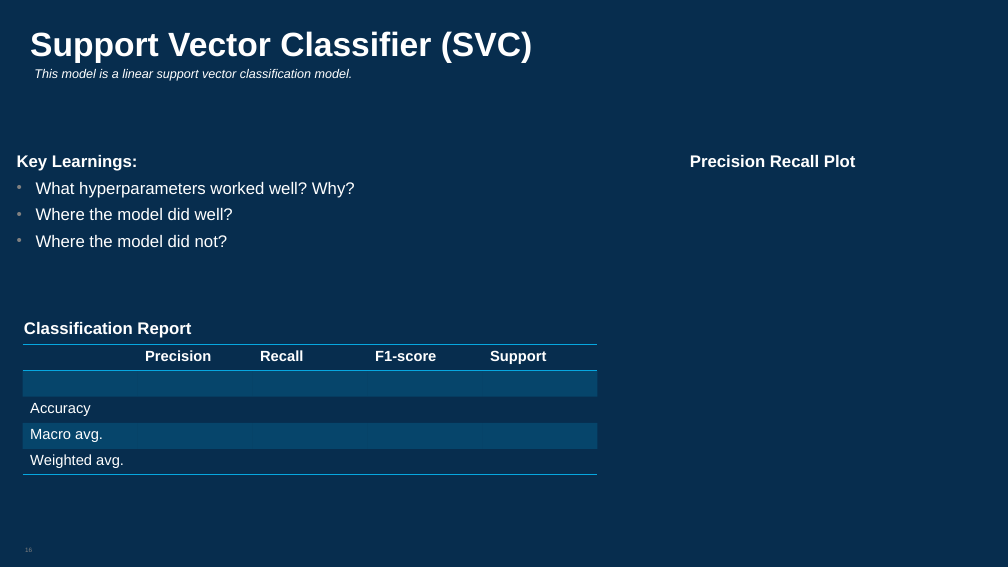
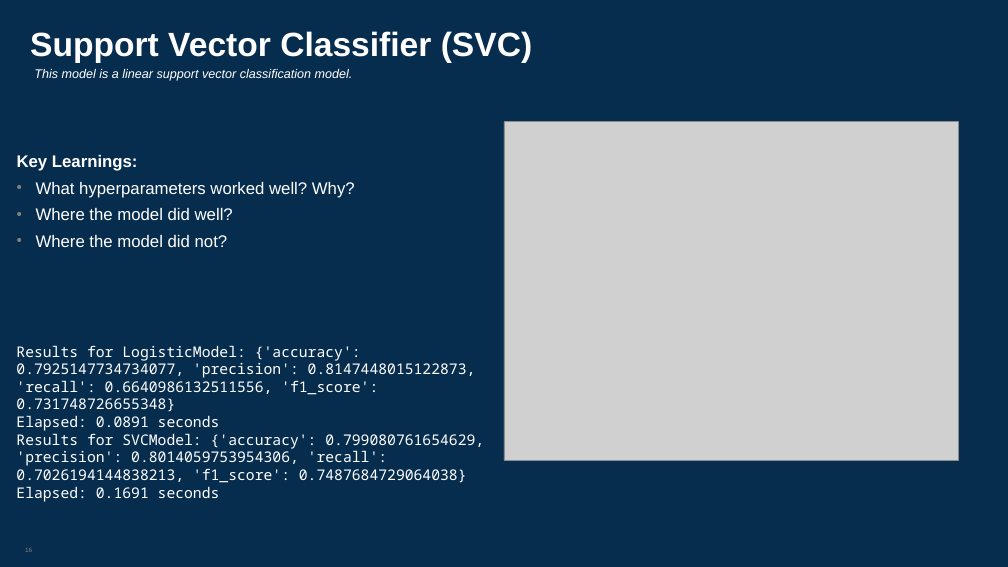
Before and after one commit to tahirbags/cs410_project, a slide deck: slide 16 of docs/cs410 final project_v1.pptx. Drawn at 1008x567 pixels with LibreOffice and Linux fonts; fonts in the diff are those of the drawing; grey boxes stand for pictures. Boxes give left, top, right and bottom in pixels: in the first picture for what was removed or moved away, otherwise in the second. Text is boxed around its words. In the diff, an @@ line names an element or a change of style, - is before the commit and + after.

```diff
--- a/docs/cs410 final project_v1.pptx
+++ b/docs/cs410 final project_v1.pptx
@@ picture added at (x1=504, y1=122, x2=959, y2=461) @@
@@ text removed at (x1=690, y1=155, x2=856, y2=167) @@
-Precision Recall Plot
@@ text removed at (x1=24, y1=322, x2=191, y2=338) @@
-Classification Report
@@ text added at (x1=16, y1=345, x2=484, y2=502), 14 pt, text #FFFFFF @@
+Results for LogisticModel: {'accuracy': 0.7925147734734077, 'precision': 0.8147448015122873, 'recall': 0.6640986132511556, 'f1_score': 0.731748726655348}
+Elapsed: 0.0891 seconds
+Results for SVCModel: {'accuracy': 0.799080761654629, 'precision': 0.8014059753954306, 'recall': 0.7026194144838213, 'f1_score': 0.7487684729064038}
+Elapsed: 0.1691 seconds
@@ table removed at (x1=23, y1=345, x2=597, y2=475), 5 rows, 5 columns @@
- | Precision | Recall | F1-score | Support
- |  |  |  | 
-Accuracy |  |  |  | 
-Macro avg. |  |  |  | 
-Weighted avg. |  |  |  | 
```
Also in this commit, not shown: 9 other slides changed.
